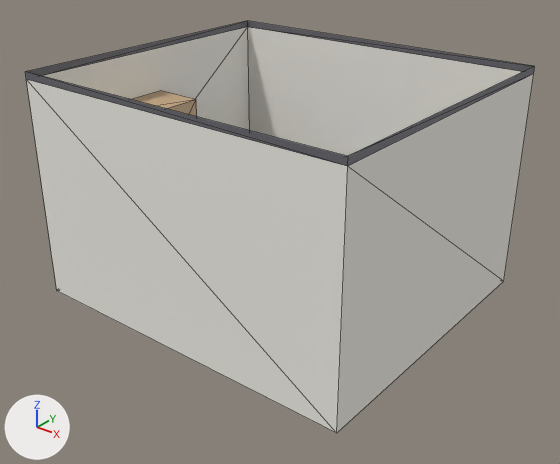
The glTF model frontend/assets/models/bedroom.glb, before and after one commit.
Rendered twice from a camera (50 mm lens) standing at (6.99, -8.05, 4.6) and looking at (2.12, -1.95, 0.82). The lights are fixed; the arrows at lower left show +X, +Y and +Z. The older version comes first. Mesh edges are drawn as thin lines. Vertices at exactly the same position are counted once.

Objects in the first picture: 'Room'.
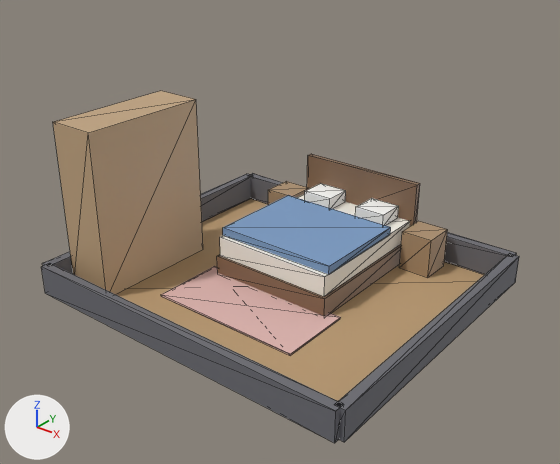
The change, as a diff of the scene's bpy script:
```diff
--- a/frontend/assets/models/bedroom.glb.py
+++ b/frontend/assets/models/bedroom.glb.py
@@ mat_walls @@
 mat_walls = principled_material('Walls')
-mat_walls.base_color = (0.88, 0.86, 0.8)  # white #f1efe7
+mat_walls.base_color = (0.15, 0.15, 0.17)  # grey #6c6c73
 mat_walls.roughness = 0.95
@@ me_mesh_0 @@
 # used by ob_room; location = (0.0, 0.0, 0.0)
-me_mesh_0.from_pydata(...)  # 92 vertices, 138 faces; spans x 0.0..4.0, y -3.5..0.0, z 0.0..2.6
+me_mesh_0.from_pydata(...)  # 116 vertices, 170 faces; spans x -0.12..4.12, y -3.62..0.12, z 0.0..2.0
+# me_mesh_0 part 1: a new loose piece, a box spanning x -0.06..4.06, y 0.0..0.12, z 0.0..0.35, in mat_walls (grey #6c6c73)
+# me_mesh_0 part 2: a new loose piece, a box spanning x 4.0..4.12, y -3.56..0.06, z 0.0..0.35, in mat_walls (grey #6c6c73)
+# me_mesh_0 part 3: a new loose piece, a box spanning x -0.06..4.06, y -3.62..-3.5, z 0.0..0.35, in mat_walls (grey #6c6c73)
+# me_mesh_0 part 4: a new loose piece, a box spanning x -0.12..0.0, y -3.56..0.06, z 0.0..0.35, in mat_walls (grey #6c6c73)
+# me_mesh_0 part 5
+# 8 vertices are removed from x 0.0..4.0, y -3.5..0.0, z 2.52..2.6
+# 16 faces are deleted
 me_mesh_0.materials.append(mat_floor)
 me_mesh_0.materials.append(mat_walls)
-me_mesh_0.materials.append(mat_trim)  # grey #69696f
 me_mesh_0.materials.append(mat_rug)
```

What differs and where, as boxes [x1, y1, x2, y2] in the pictures (560 x 464 px):
'Room', recoloured, reshaped (6% narrower, 15% shorter): before [25, 21, 535, 433]; after [41, 91, 519, 443]
part 1 of me_mesh_0, added: after [250, 173, 516, 275]
part 2 of me_mesh_0, added: after [334, 254, 519, 442]
part 3 of me_mesh_0, added: after [41, 263, 343, 443]
part 4 of me_mesh_0, added: after [42, 174, 253, 274]
part 5 of me_mesh_0, deleted: before [25, 21, 535, 433]
